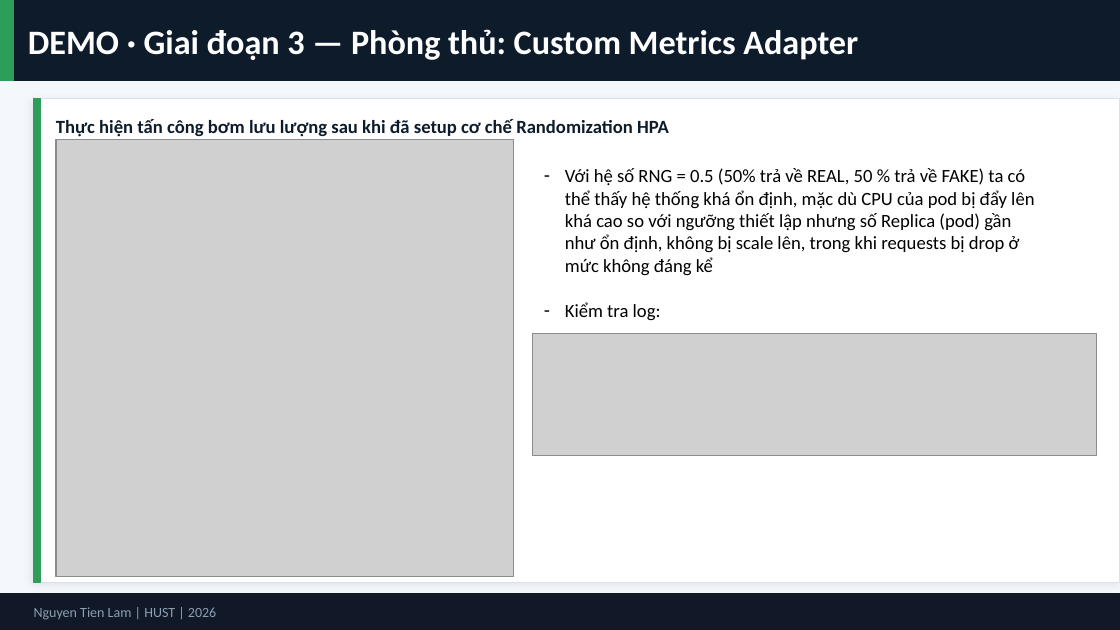
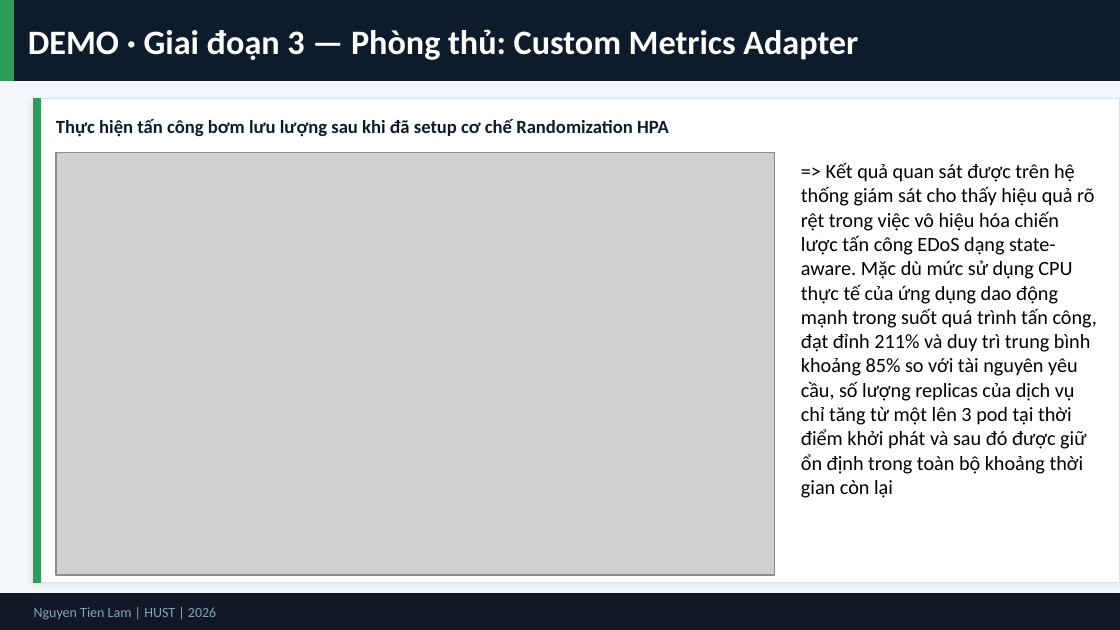
Before and after one commit to tienlamict/edos-demo, a slide deck: slide 21 of report/edos_slide.pptx (slide 22 before the commit). Drawn at 1120x630 pixels with LibreOffice and Linux fonts; fonts in the diff are those of the drawing; grey boxes stand for pictures. Boxes give left, top, right and bottom in pixels: in the first picture for what was removed or moved away, otherwise in the second. Text is boxed around its words. In the diff, an @@ line names an element or a change of style, - is before the commit and + after.

```diff
--- a/report/edos_slide.pptx
+++ b/report/edos_slide.pptx
@@ picture: place and size @@
-picture at box(56, 140, 513, 577)
+picture at box(56, 153, 774, 576)
@@ text removed at box(565, 168, 1034, 320) @@
-– Với hệ số RNG = 0.5 (50% trả về REAL, 50 % trả về FAKE) ta có thể thấy hệ thống khá ổn định, mặc dù CPU của pod bị đẩy lên khá cao so với ngưỡng thiết lập nhưng số Replica (pod) gần như ổn định, không bị scale lên, trong khi requests bị drop ở mức không đáng kể
-– Kiểm tra log:
@@ text added at box(801, 163, 1097, 498), 13 pt, text #000000 @@
+=> Kết quả quan sát được trên hệ thống giám sát cho thấy hiệu quả rõ rệt trong việc vô hiệu hóa chiến lược tấn công EDoS dạng state-aware. Mặc dù mức sử dụng CPU thực tế của ứng dụng dao động mạnh trong suốt quá trình tấn công, đạt đỉnh 211% và duy trì trung bình khoảng 85% so với tài nguyên yêu cầu, số lượng replicas của dịch vụ chỉ tăng từ một lên 3 pod tại thời điểm khởi phát và sau đó được giữ ổn định trong toàn bộ khoảng thời gian còn lại
@@ picture removed at box(533, 334, 1098, 455) @@
```
Also in this commit, not shown: 4 other slides changed, 1 slide removed.
